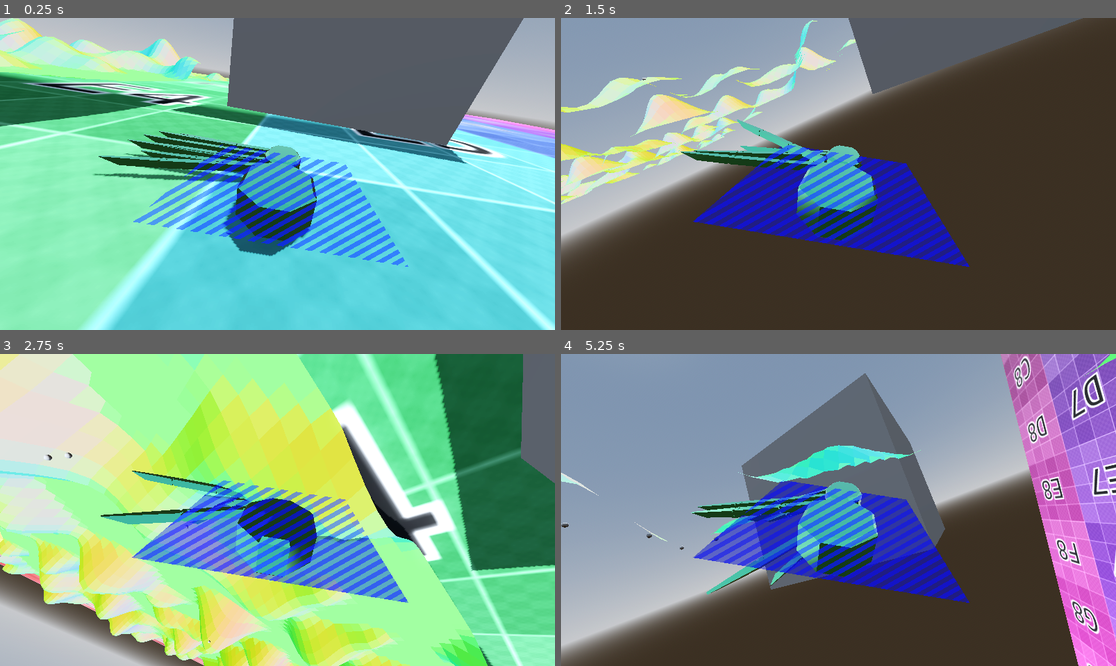
Above: before the commit, frames 1-4 (two rows, left to right).
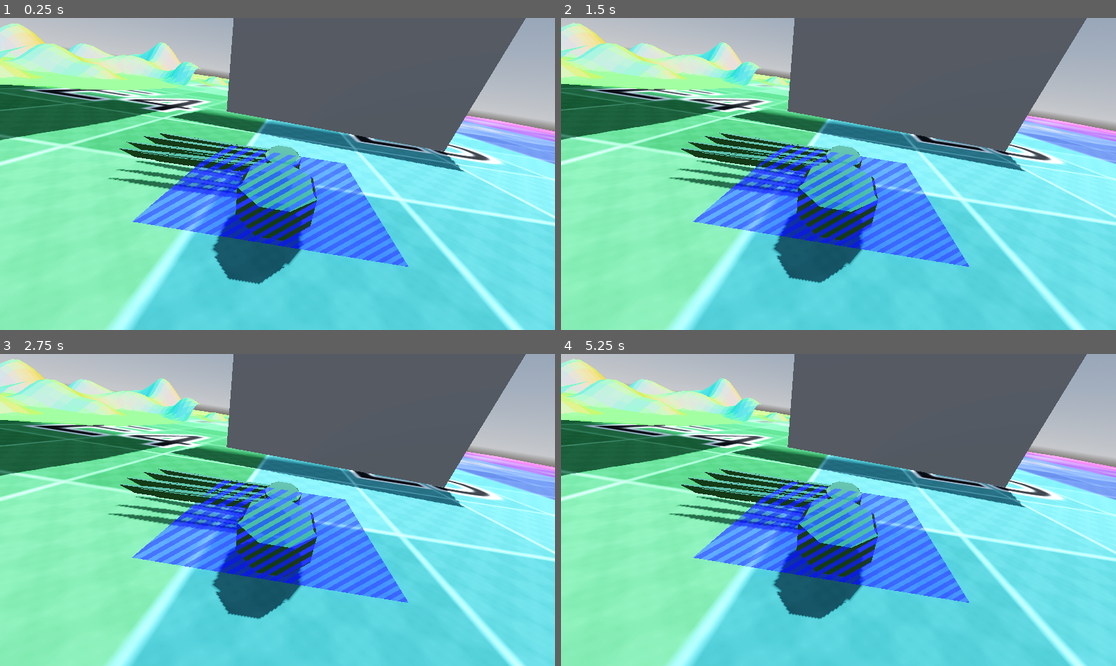
Above: after the commit, the same moments.

Repository: TeamName-FIOLTR/godotTrainJam
Game: Godot game, scene res://scenes/testTerrain/terrain.tscn
Two runs of this game, one before a commit and one after it. Both use one fixed random seed, a clock stepped at 60 frames per second and the inputs below.
Inputs:
- Up to frame 1 (0.25 s): no input
- Up to frame 2 (1.5 s): no input
- Up to frame 3 (2.75 s): no input
- Up to frame 4 (5.25 s): no input

The runs differ from the first frame. In frame 1, 27% of the frame differs, in the area x 0-100%, y 0-100%; in frame 2, 91%; in frame 3, 97%; in frame 4, 94%.

Commit message:
finished the rotation animation!

Diff:
--- a/scenes/spidorIK/ikSpider.gd
+++ b/scenes/spidorIK/ikSpider.gd
@@ -24,16 +24,21 @@
 @export var rotation_speed : float = 1
 
 @export var basis_lerp_speed : float = 10
-@export var target_plane_distance : float = 1.2
+@export var target_plane_distance : float = 0.5
 
 var average_normal : Vector3 = Vector3.UP
 
+var velocity : Vector3
 var prev_position : Vector3
 
 var input_movement : Vector2
 var input_rotation : float
 
 var target_basis : Basis
+var rotation_distance : float = 0.0
+var prev_rotation_distance : float = 0.0
+var rotation_check_threshold : float = .3
+var angular_velocity : float = 0
 
 func align_to_average_norm()->void:
 	#global_transform = originial_transform.looking_at(global_position + average_normal)
@@ -165,21 +170,22 @@
 
 		#right
 		add_ik(i,"R")
-var velocity : Vector3
 func _physics_process(delta):
 	var dist = get_average_distance_to_plane()
-	print(dist)
 	global_transform.origin += global_transform.basis * Vector3.UP * (target_plane_distance - dist) * delta * 5
-
 	global_transform.basis = lerp(global_transform.basis,target_basis,delta*basis_lerp_speed)
 	velocity = prev_position - global_position
+	angular_velocity = rotation_distance - prev_rotation_distance
 	prev_position = global_position
+	if rotation_distance > rotation_check_threshold*1.2:
+		rotation_distance = 0
 func _process(delta):
 	global_position += global_transform.basis*(Vector3(input_movement.x,0.0,input_movement.y)*delta*movement_speed)
+	prev_rotation_distance = rotation_distance
+	rotation_distance += input_rotation * delta
 	target_basis = target_basis.rotated(target_basis.y,input_rotation*delta*rotation_speed)
 
 func _input(event):
-
 	var input_vec = Input.get_vector("leftwards","rightwards","forwards","backwards")
 	input_movement = input_vec
 	input_rotation = Input.get_axis("turn_rightwards","turn_leftwards")
--- a/scenes/spidorIK/spidorIK.gd
+++ b/scenes/spidorIK/spidorIK.gd
@@ -13,8 +13,8 @@
 var step_speed : float = 5
 
 
-var min_threshold : float  = 90
-var max_threshold : float  = 100
+var min_threshold : float  = 10
+var max_threshold : float  = 0.2
 var leg_index : int = 0
 var left_leg : bool = false
 
@@ -63,7 +63,7 @@
 	return v/(v+1)
 func _physics_process(delta):
 	var d = spidor.global_position.distance_to(old_spidor_position)
-	if  d > max_threshold or d < min_threshold:
+	if  d > max_threshold  or abs(spidor.rotation_distance) > spidor.rotation_check_threshold:
 		self.update_position()
 	if ik_target.global_position.distance_squared_to(new_target_position) > 25:
 		#we want to move
@@ -75,7 +75,8 @@
 		can_move = false
 		moving_leg_count -= 1
 	if can_move:
-		leg_step_time += delta*step_speed*clamp(spidor.velocity.length(),0,300)
+		print(spidor.rotation_speed)
+		leg_step_time += delta*step_speed*( clamp(spidor.velocity.length(),0,300) + clamp(abs(8*spidor.angular_velocity),0,0.5))
 		leg_step_time = clamp(leg_step_time,0,1)
 		ik_target.global_position = lerp(old_target_position,new_target_position,leg_step_time)
 		interpolation = remap(cos(2*PI*leg_step_time),-1,1,.7,1)
